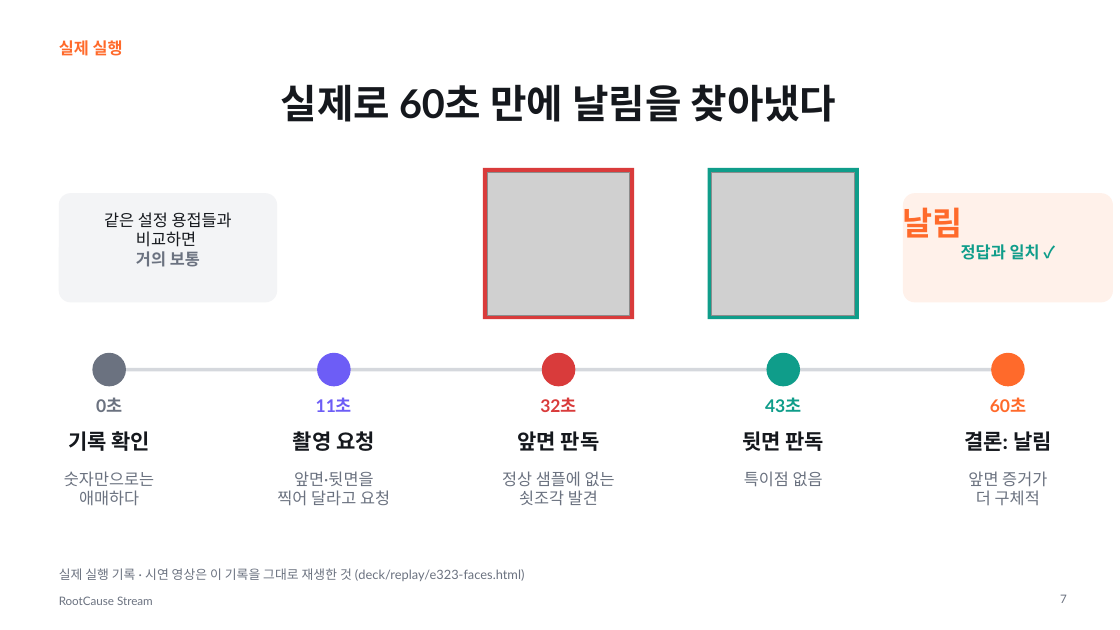
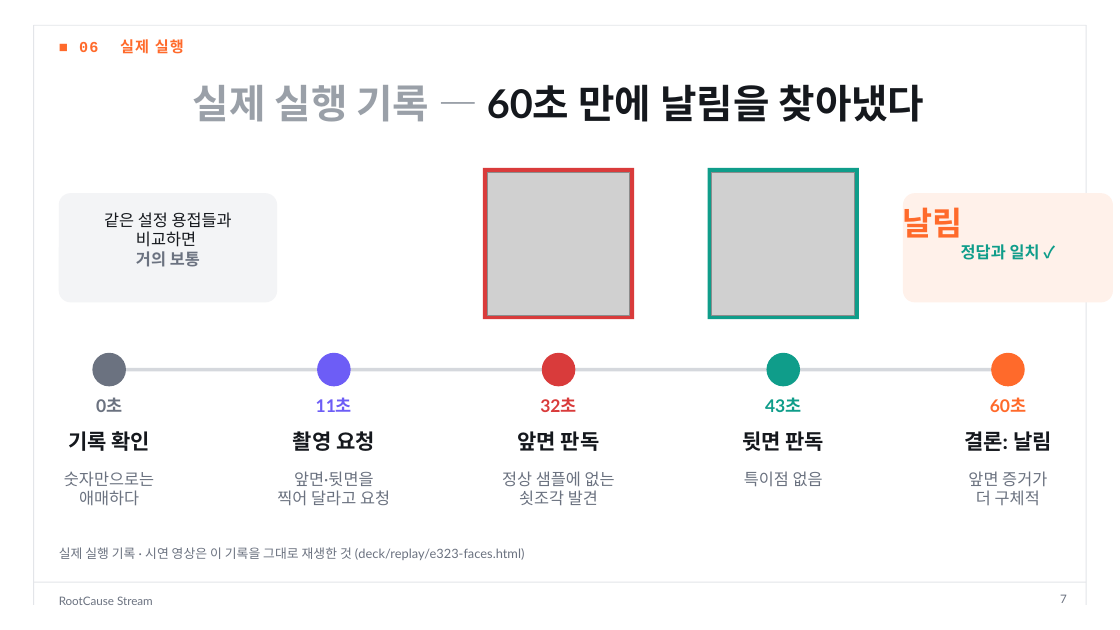
Before and after one commit to dlwogud/rootcause-stream, a slide deck: slide 7 of deck/RootCause_Stream_발표자료.pptx. Drawn at 1120x630 pixels with LibreOffice and Linux fonts; fonts in the diff are those of the drawing; grey boxes stand for pictures. Boxes give left, top, right and bottom in pixels: in the first picture for what was removed or moved away, otherwise in the second. Text is boxed around its words. In the diff, an @@ line names an element or a change of style, - is before the commit and + after.

```diff
--- a/deck/RootCause_Stream_발표자료.pptx
+++ b/deck/RootCause_Stream_발표자료.pptx
@@ line added from (34, 25) to (34, 605), #E3E5E9 0.75 pt @@
@@ line added from (34, 25) to (1086, 25), #E3E5E9 0.75 pt @@
@@ line added from (1086, 25) to (1086, 605), #E3E5E9 0.75 pt @@
@@ text at (x1=79, y1=39, x2=184, y2=54): text changed; size 14 to 13 pt; font Lato to Courier New @@
-실제 실행
+■ 06 실제 실행
@@ title at (x1=193, y1=84, x2=925, y2=122): text changed @@
-실제로 60초 만에 날림을 찾아냈다
+실제 실행 기록 — 60초 만에 날림을 찾아냈다
@@ text "실제 실행 기록 · 시연 ..." moved from (x1=59, y1=568, x2=525, y2=581) to (x1=59, y1=547, x2=525, y2=560) @@
@@ line added from (34, 582) to (1086, 582), #E3E5E9 0.75 pt @@
```
Also in this commit, not shown: 15 other slides changed, 8 other files.
